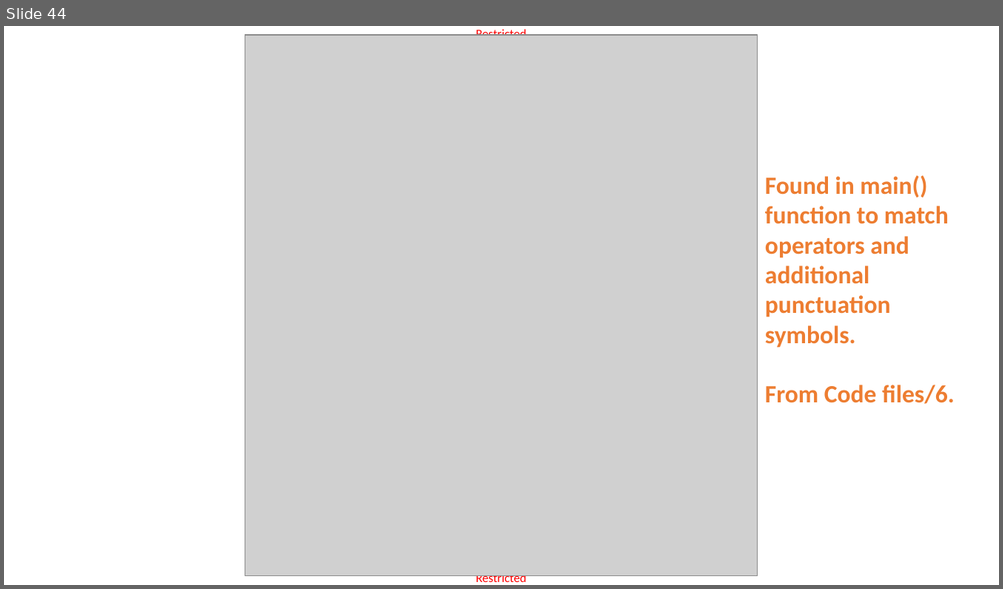
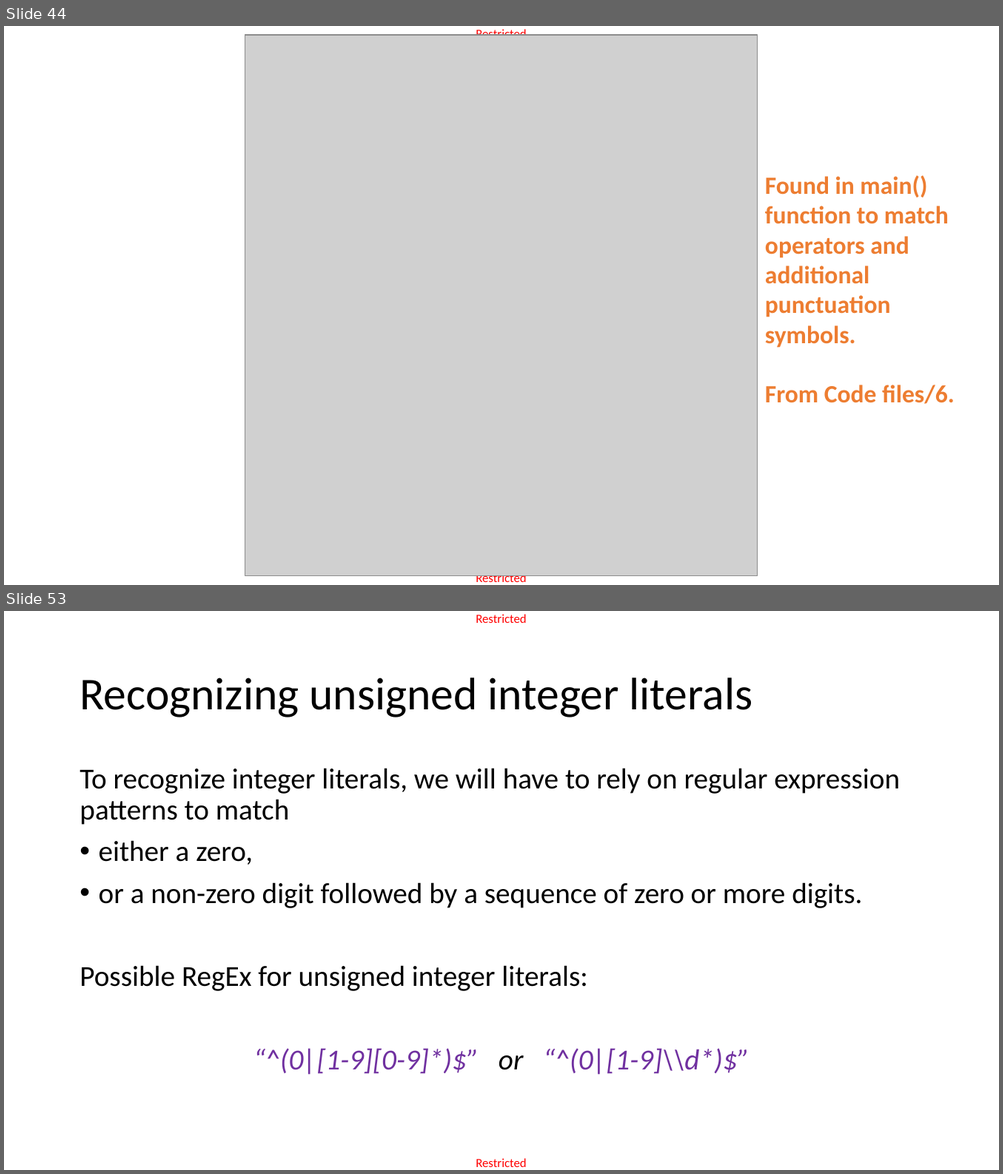
Before and after one commit to matthieudemari/SUTD_PLC_50_051, a slide deck: W9/W9S3/W9S3.pptx. Shown one above the other, each under a label of ours: slide 44 before the commit, slides 44 and 53 after it; the slides between them are not shown. The pictures are 1003x589 and 1003x1174 pixels, drawn with LibreOffice and Linux fonts; fonts in the diff are those of the drawing; grey boxes stand for pictures. Boxes give left, top, right and bottom in pixels: in the first picture for what was removed or moved away, otherwise in the second. Text is boxed around its words. In the diff, an @@ line names an element or a change of style, - is before the commit and + after.

```diff
--- a/W9/W9S3/W9S3.pptx
+++ b/W9/W9S3/W9S3.pptx
@@ slide 53 added at (4, 611, 999, 1170), background #FFFFFF; not listed: 2 template elements that a slide beside it also shows @@
@@ title added at (79, 678, 753, 718), 44 pt, text #000000 @@
+Recognizing unsigned integer literals
@@ text added at (79, 768, 899, 1075), 28 pt, text #000000 @@
+To recognize integer literals, we will have to rely on regular expression patterns to match
+• either a zero,
+• or a non-zero digit followed by a sequence of zero or more digits.
+Possible RegEx for unsigned integer literals:
+“^(0|[1-9][0-9]*)$” or “^(0|[1-9]\\d*)$”
```
Also in this commit, not shown: 3 slides changed, 22 other slides added, 1 slide removed, 5 other files.
